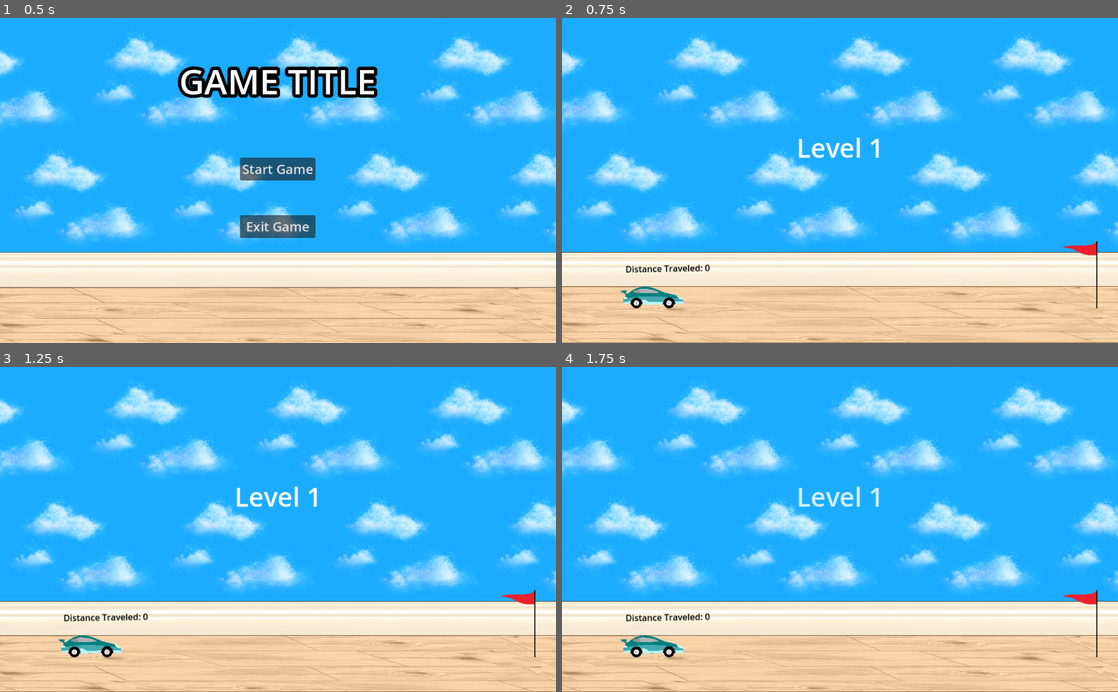
Above: before the commit, frames 1-4 (two rows, left to right).
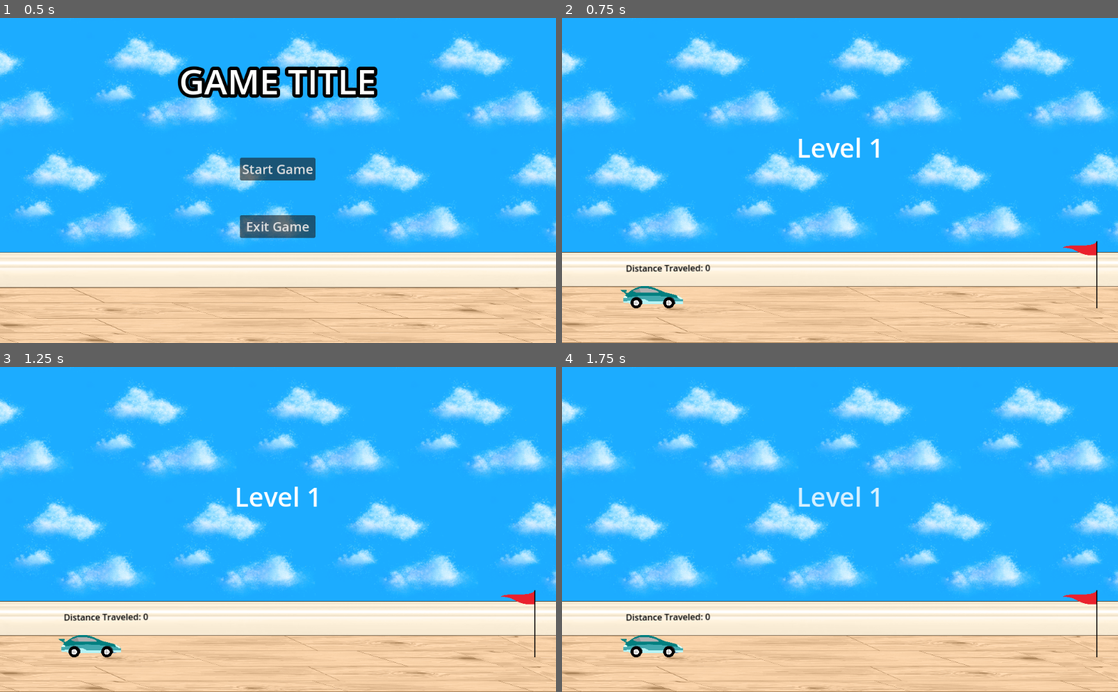
Above: after the commit, the same moments.

Repository: marquezp/car-game
Game: Godot game, scene res://UI/main_menu.tscn
Two runs of this game, one before a commit and one after it. Both use one fixed random seed, a clock stepped at 60 frames per second and the inputs below.
Inputs (mouse positions are in pixels of both pictures, inside the frame that each line leads up to):
- Up to frame 1 (0.5 s): no input
- Up to frame 2 (0.75 s): click "Start Game" at 0.5 s
- Up to frame 3 (1.25 s): no input
- Up to frame 4 (1.75 s): tap Enter at 1.25 s; drag from (650, 643) to (1095, 636) at 1.27 s

Frame 1 is identical in both runs. In frame 2, 0.3% of the frame differs, in the area x 10-27%, y 75-90%; in frame 3, 0.3%; in frame 4, 0.3%.

Commit message:
tire sprite now fits collision shape

Diff:
--- a/Car/car.gd
+++ b/Car/car.gd
@@ -2,7 +2,6 @@
 @onready var car: RigidBody2D = $"."
 @onready var click_box: Area2D = $ClickBox
 @onready var distance_label: Label = $DistanceLabel
-@onready var linear_velocity_label: Label = $LinearVelocityLabel
 @export var max_distance = 100 #TODO mess around with this variable when playtesting
 
 var selected = false
--- a/Car/car.tscn
+++ b/Car/car.tscn
@@ -1,14 +1,16 @@
-[gd_scene load_steps=5 format=3 uid="uid://cv70fssniyws5"]
+[gd_scene load_steps=6 format=3 uid="uid://cv70fssniyws5"]
 
 [ext_resource type="Script" path="res://Car/car.gd" id="1_k1ttg"]
 [ext_resource type="Texture2D" uid="uid://b2f68efbdbgqc" path="res://Assets/car_beta.png" id="2_gpuoq"]
 [ext_resource type="PackedScene" uid="uid://cu13e2iqguwya" path="res://Wheel/wheel.tscn" id="3_hla4v"]
 
+[sub_resource type="PhysicsMaterial" id="PhysicsMaterial_2b31p"]
+
 [sub_resource type="RectangleShape2D" id="RectangleShape2D_cct7o"]
 size = Vector2(36, 23)
 
 [node name="Car" type="RigidBody2D"]
-gravity_scale = 2.0
+physics_material_override = SubResource("PhysicsMaterial_2b31p")
 script = ExtResource("1_k1ttg")
 
 [node name="Sprite2D" type="Sprite2D" parent="."]
@@ -44,13 +46,6 @@
 theme_override_colors/font_color = Color(0, 0, 0, 1)
 text = "Speed:"
 
-[node name="LinearVelocityLabel" type="Label" parent="."]
-offset_left = -32.0
-offset_top = -37.0
-offset_right = 8.0
-offset_bottom = -14.0
-theme_override_colors/font_color = Color(0, 0, 0, 1)
-
 [node name="ClickBox" type="Area2D" parent="."]
 position = Vector2(13, 0)
 
--- a/Wheel/wheel.tscn
+++ b/Wheel/wheel.tscn
@@ -48,10 +48,8 @@
 gravity_scale = 2.0
 
 [node name="Sprite2D" type="Sprite2D" parent="."]
-position = Vector2(9.53674e-07, 0)
-scale = Vector2(0.0433355, 0.0433355)
+scale = Vector2(0.045, 0.045)
 texture = ExtResource("1_bo7ji")
-offset = Vector2(1370.96, -826.168)
 
 [node name="CollisionShape2D" type="CollisionShape2D" parent="."]
 shape = SubResource("CircleShape2D_vggx5")
Binary file changed: Assets/car_beta_tire.png
